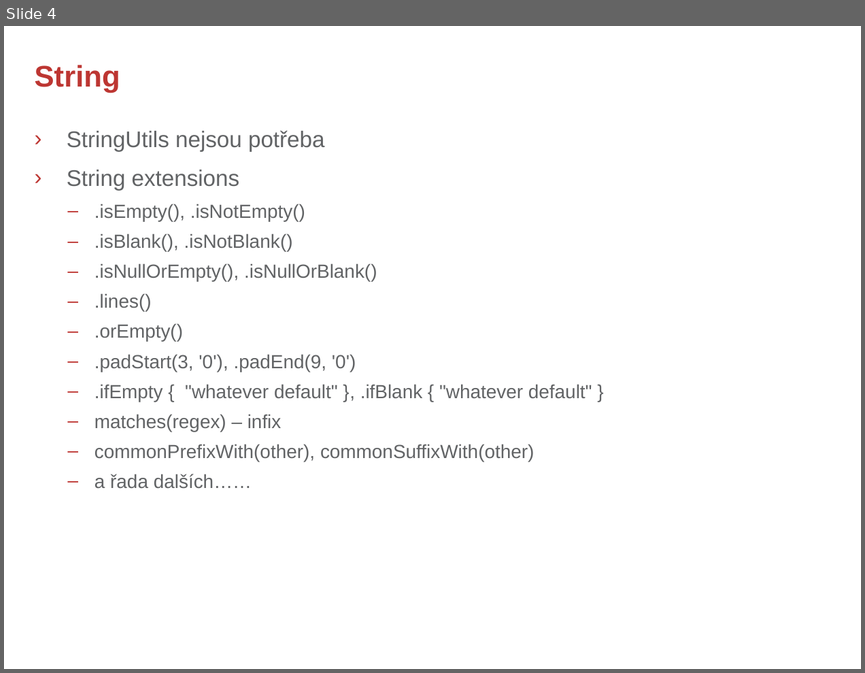
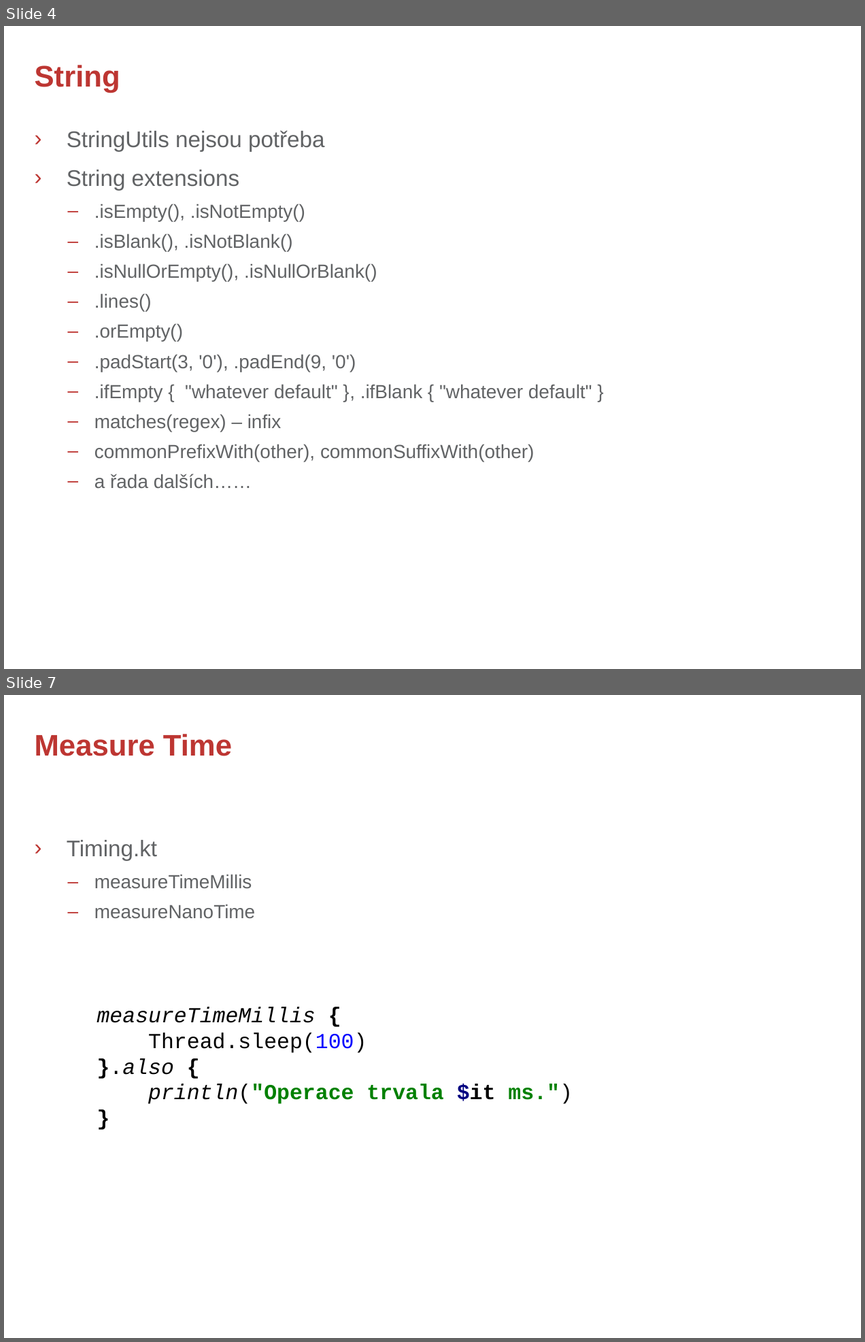
Before and after one commit to rokusjar/KotlinSkoleni, a slide deck: slides/Kotlin - 1. Helpful Extensions.pptx. Shown one above the other, each under a label of ours: slide 4 before the commit, slides 4 and 7 after it; the slides between them are not shown. The pictures are 865x673 and 865x1342 pixels, drawn with LibreOffice and Linux fonts; fonts in the diff are those of the drawing; background and template pictures are left out. Boxes give left, top, right and bottom in pixels: in the first picture for what was removed or moved away, otherwise in the second. Text is boxed around its words. In the diff, an @@ line names an element or a change of style, - is before the commit and + after.

```diff
--- a/slides/Kotlin - 1. Helpful Extensions.pptx
+++ b/slides/Kotlin - 1. Helpful Extensions.pptx
@@ slide 7 added at [4,695,861,1338], background #FFFFFF @@
@@ title added at [35,734,232,756], 25 pt, text #BD3632, bold @@
+Measure Time
@@ text added at [67,840,255,919], 16 pt, text #616365 @@
+› Timing.kt
+  – measureTimeMillis
+  – measureNanoTime
@@ text added at [97,1006,572,1104], 18 pt, text #000000 @@
+measureTimeMillis {
+Thread.sleep(100)
+}.also {
+println("Operace trvala $it ms.")
+}
```
Also in this commit, not shown: 2 slides changed, 1 other slide added.
